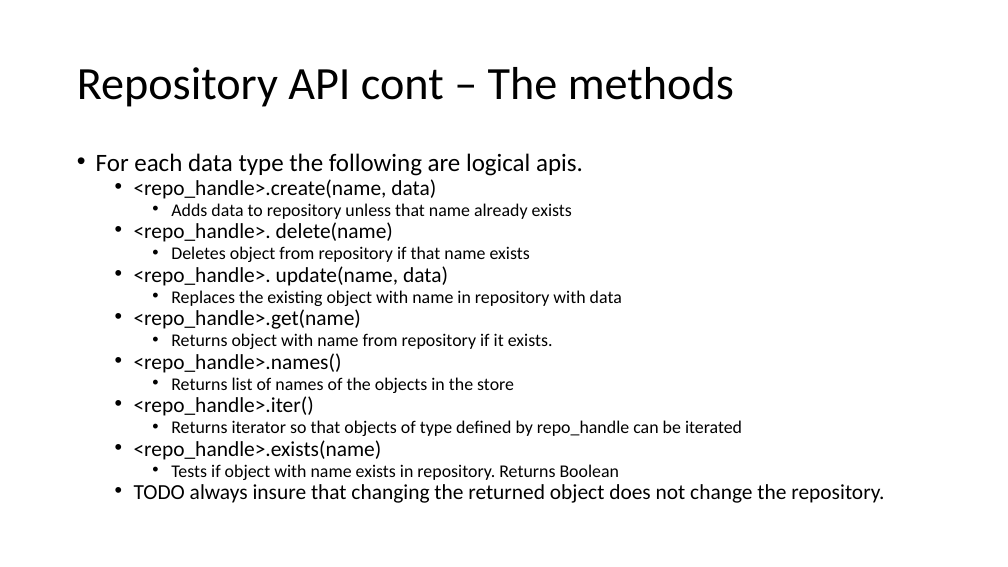
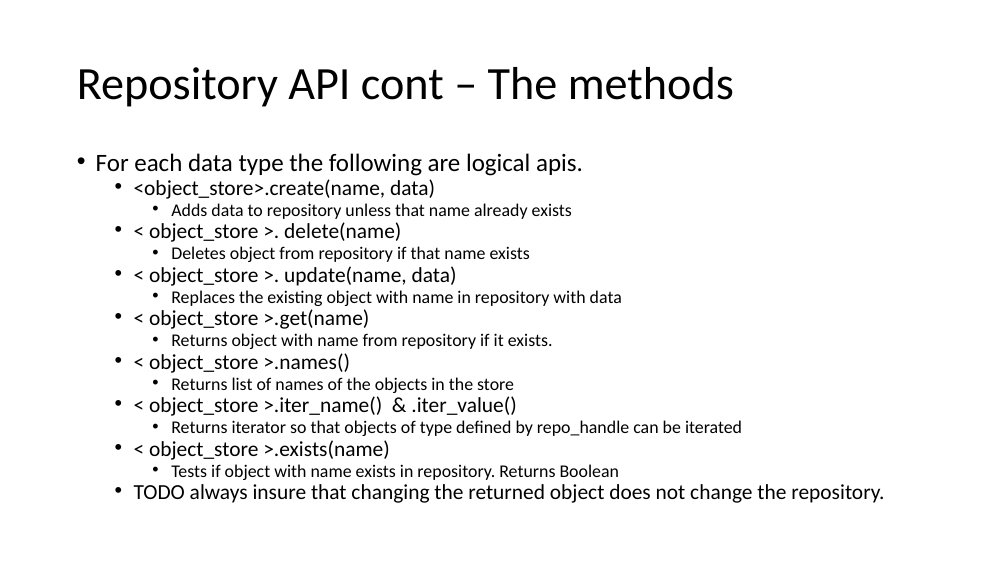
Before and after one commit to pywbem/pywbem, a slide deck: slide 16 of design/RepositoryStructure.pptx (slide 14 before the commit). Drawn at 1008x567 pixels with LibreOffice and Linux fonts; fonts in the diff are those of the drawing. Boxes give left, top, right and bottom in pixels: in the first picture for what was removed or moved away, otherwise in the second. Text is boxed around its words. In the diff, an @@ line names an element or a change of style, - is before the commit and + after.

```diff
--- a/design/RepositoryStructure.pptx
+++ b/design/RepositoryStructure.pptx
@@ text at <box>134,179,435,199</box>: text changed @@
-  • <repo_handle>.create(name, data)
+  • <object_store>.create(name, data)
@@ text at <box>149,222,401,242</box>: text changed @@
-  • <repo_handle>. delete(name)
+  • < object_store >. delete(name)
@@ text at <box>149,266,457,286</box>: text changed @@
-  • <repo_handle>. update(name, data)
+  • < object_store >. update(name, data)
@@ text at <box>149,309,369,329</box>: text changed @@
-  • <repo_handle>.get(name)
+  • < object_store >.get(name)
@@ text at <box>149,353,350,373</box>: text changed @@
-  • <repo_handle>.names()
+  • < object_store >.names()
@@ text at <box>149,396,516,416</box>: text changed @@
-  • <repo_handle>.iter()
+  • < object_store >.iter_name() & .iter_value()
@@ text at <box>149,440,389,460</box>: text changed @@
-  • <repo_handle>.exists(name)
+  • < object_store >.exists(name)
```
Also in this commit, not shown: 5 other slides changed, 2 slides added.
